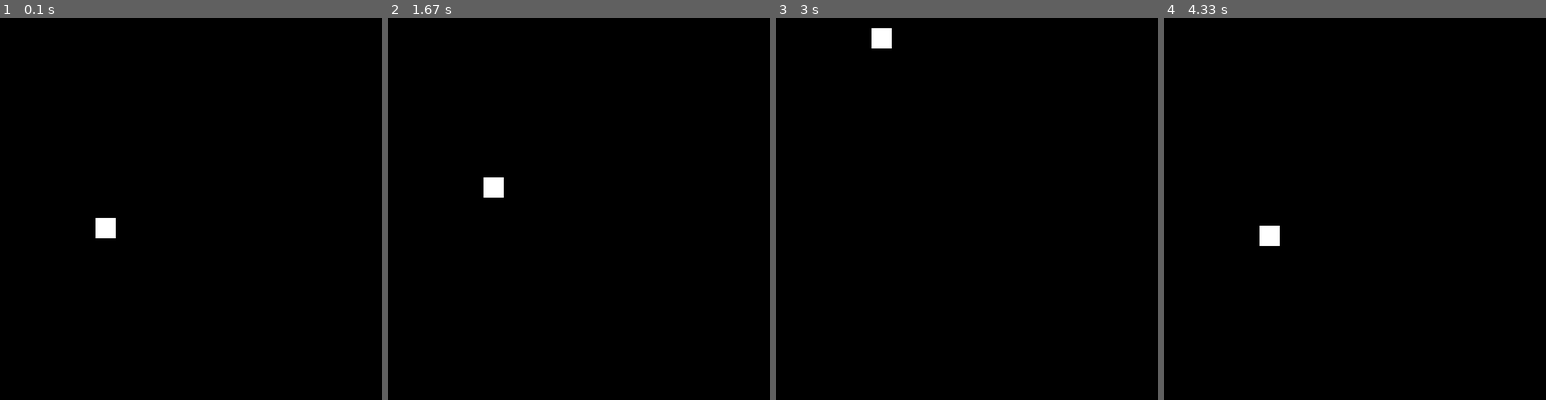
Above: before the commit, frames 1-4 (left to right).
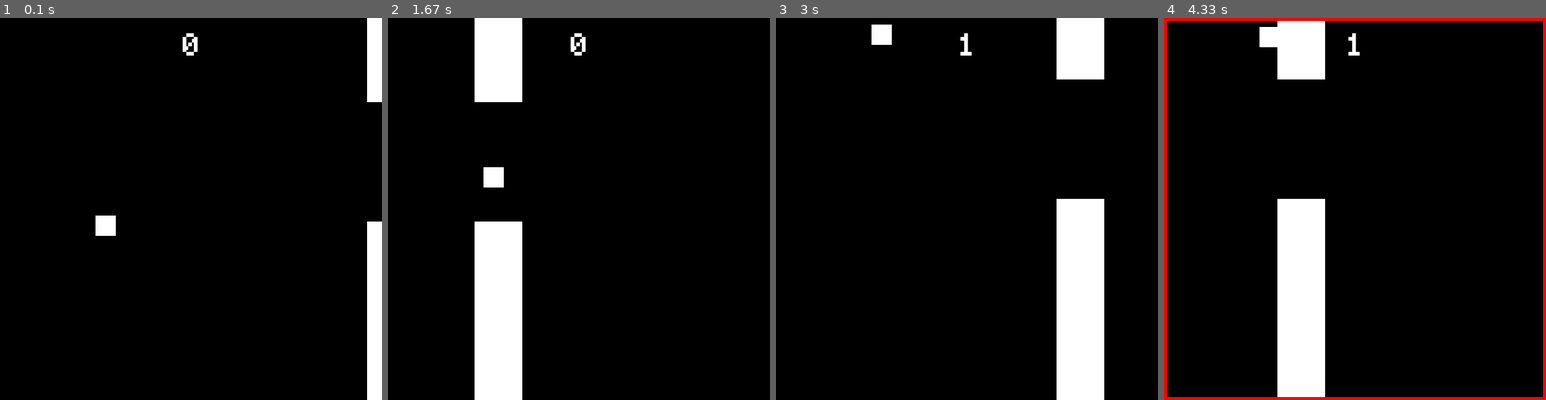
Above: after the commit, the same moments.

Repository: GhastlyGetsu/pygame
Game: pygame game, started from flappyBird/main.py
Two runs of this game, one before a commit and one after it. Both use one fixed random seed, a clock stepped at 60 frames per second and the inputs below.
Inputs (mouse positions are in pixels of both pictures, inside the frame that each line leads up to):
- Up to frame 1 (0.1 s): no input
- Up to frame 2 (1.67 s): click (579, 209) at 0.38 s; click (579, 235) at 0.72 s; click (460, 151) at 1.05 s; click (720, 342) at 1.38 s
- Up to frame 3 (3 s): click (974, 79) at 1.72 s; click (947, 308) at 2.05 s; click (955, 144) at 2.38 s; click (913, 128) at 2.72 s
- Up to frame 4 (4.33 s): click (1454, 174) at 3.05 s; click (1473, 201) at 3.38 s; click (1435, 140) at 3.72 s

The runs differ from the first frame. In frame 1, 2.9% of the frame differs, in the area x 25-100%, y 0-100%; in frame 2, 9.0%; in frame 3, 8.8%; in frame 4, 12%, in the area x 0-100%, y 0-100%.

Commit message:
Jumping square through holes and score tracking with animation

Diff:
--- a/flappyBird/main.py
+++ b/flappyBird/main.py
@@ -1,4 +1,4 @@
-import pygame
+import pygame, random
 pygame.init()
 
 W, H = 640, 640
@@ -14,9 +14,85 @@
 GRAVITY = 0.75
 JUMP_STRENGTH = -11
 
+# Pipes
+PIPE_MIN = 150
+PIPE_MAX = H - 150
+PIPE_WIDTH = 80
+PIPE_GAP = 200
+PIPE_SPEED = 5
+pipe_x = W
+pipe_y = random.randint(PIPE_MIN, PIPE_MAX)
+
+# Score
+score = 0
+pipe_scored = False
+score_scale = 1.0
+score_scale_target = 1.0
+score_y = 50
+SCORE_POP = 1.5
+SCORE_ANIM_SPEED = 6.0
+
+
 game_state = "playing"
+
+def update_bird():
+    global bird_y, velocity
+    # Birdie logic
+    velocity += GRAVITY
+    bird_y += velocity
+
+    if bird_y < 0:
+        bird_y = 0
+        velocity = 0
+    if bird_y > H - bird_h:
+        bird_y = H - bird_h
+        velocity = 0
+
+def update_pipe():
+    global pipe_x, pipe_y, PIPE_WIDTH, PIPE_SPEED, pipe_scored, score, score_scale, score_scale_target
+    # Pipe logic
+    pipe_x -= PIPE_SPEED
+    if pipe_x + PIPE_WIDTH < bird_x and not pipe_scored:
+        score += 1
+        pipe_scored = True
+        score_scale = SCORE_POP
+        score_scale_target = 1.0
+    if pipe_x < - PIPE_WIDTH:
+        pipe_x = W
+        pipe_y = random.randint(PIPE_MIN, PIPE_MAX)
+        pipe_scored = False
+
+def detect_collision(bird_rect, pipe_top_rect, pipe_bottom_rect):
+   return bird_rect.colliderect(pipe_top_rect) or bird_rect.colliderect(pipe_bottom_rect)
+
+font_cache = {}
+def get_font(size):
+    if size not in font_cache:
+        font_cache[size] = pygame.font.Font("dev/pygame/fonts/Minecraft.ttf", size)
+    return font_cache[size]
+
+def draw_game():
+    screen.fill("#000000")
+    # Pipes
+    pygame.draw.rect(screen, "#FFFFFF", (pipe_x, 0, PIPE_WIDTH, pipe_y - PIPE_GAP // 2))
+    pygame.draw.rect(screen, "#FFFFFF", (pipe_x, pipe_y + PIPE_GAP // 2, PIPE_WIDTH, H - (pipe_y + PIPE_GAP // 2)))
+    # Birdie
+    pygame.draw.rect(screen, "#FFFFFF", (bird_x, int(bird_y), bird_w, bird_h))
+    # Score
+    score_y = 50 - (score_scale - 1.0) * 20
+    font = get_font(int(50 * score_scale))
+    text = font.render(str(score), True, "#FFFFFF")
+    text_rect = text.get_rect(center=(W // 2, score_y))
+    screen.blit(text, text_rect)
+
+    if game_state == "game_over":
+        pygame.draw.rect(screen, "#FF0000", (0, 0, W, H), 5)
+
+    pygame.display.flip()
+
 running = True
 while running:
+    dt = clock.tick(60) / 1000
     for event in pygame.event.get():
         if event.type == pygame.QUIT:
             running = False
@@ -24,22 +100,17 @@
             velocity = JUMP_STRENGTH
         if event.type == pygame.MOUSEBUTTONDOWN and event.button == 1:
             velocity = JUMP_STRENGTH
-
-    # Physics
-    velocity += GRAVITY
-    bird_y += velocity
-    # Boundary
-    if bird_y < 0:
-        bird_y = 0
+    if game_state == "playing":
+        update_bird()
+        update_pipe()
+    elif game_state == "game_over":
         velocity = 0
 
-    if bird_y > H - bird_h:
-        bird_y = H - bird_h
-        velocity = 0
+    bird_rect = pygame.Rect(bird_x, bird_y, bird_w, bird_h)
+    pipe_top_rect = pygame.Rect(pipe_x, 0, PIPE_WIDTH, pipe_y - PIPE_GAP // 2)
+    pipe_bottom_rect = pygame.Rect(pipe_x, pipe_y + PIPE_GAP // 2, PIPE_WIDTH, H - (pipe_y + PIPE_GAP // 2))
+    if detect_collision( bird_rect, pipe_top_rect, pipe_bottom_rect):
+        game_state = "game_over"
 
-    screen.fill("#000000")
-
-    pygame.draw.rect(screen, "#FFFFFF", (bird_x, int(bird_y), bird_w, bird_h))
-
-    pygame.display.flip()
-    dt = clock.tick(60) / 1000
+    score_scale += (score_scale_target - score_scale) * SCORE_ANIM_SPEED * dt
+    draw_game()
Binary file added: fonts/Minecraft.ttf
